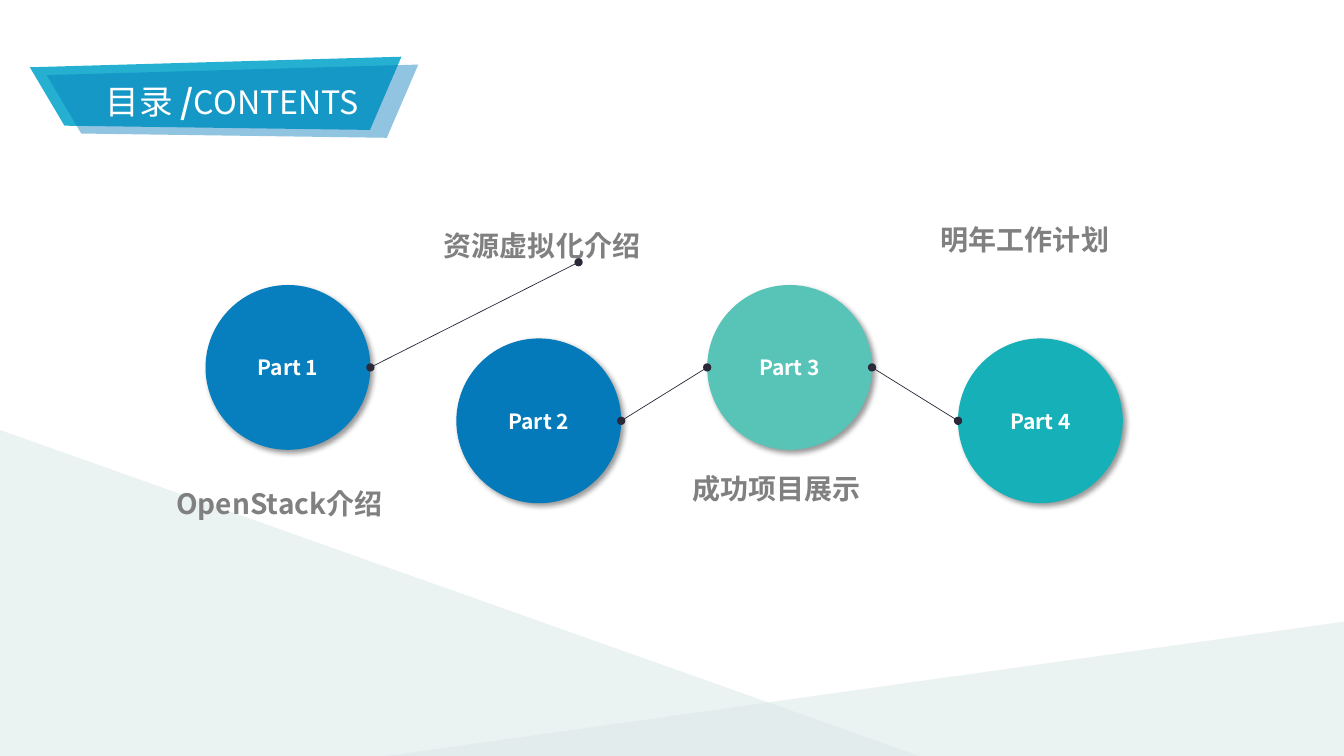
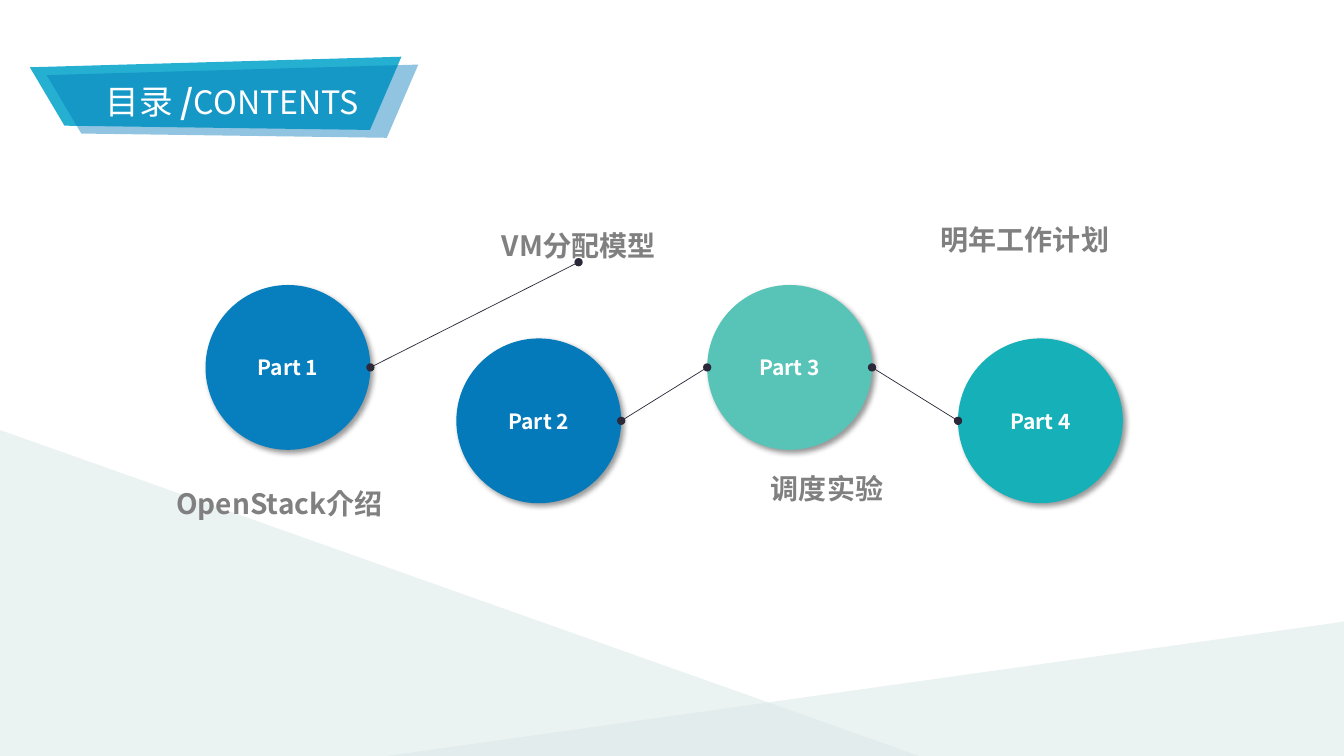
Before and after one commit to FrankKirin/ecust_cource_files, a slide deck: slide 2 of multi_media/OpenStack调度算法优化.pptx. Drawn at 1344x756 pixels with LibreOffice and Linux fonts; fonts in the diff are those of the drawing. Boxes give left, top, right and bottom in pixels: in the first picture for what was removed or moved away, otherwise in the second. Text is boxed around its words. In the diff, an @@ line names an element or a change of style, - is before the commit and + after.

```diff
--- a/multi_media/OpenStack调度算法优化.pptx
+++ b/multi_media/OpenStack调度算法优化.pptx
@@ text at [502, 232, 655, 264]: text changed @@
-资源虚拟化介绍
+VM分配模型
@@ text at [771, 475, 883, 502]: text changed @@
-成功项目展示
+调度实验
```
Also in this commit, not shown: 3 other slides changed, 6 slides added, 5 slides removed, 1 other file.
